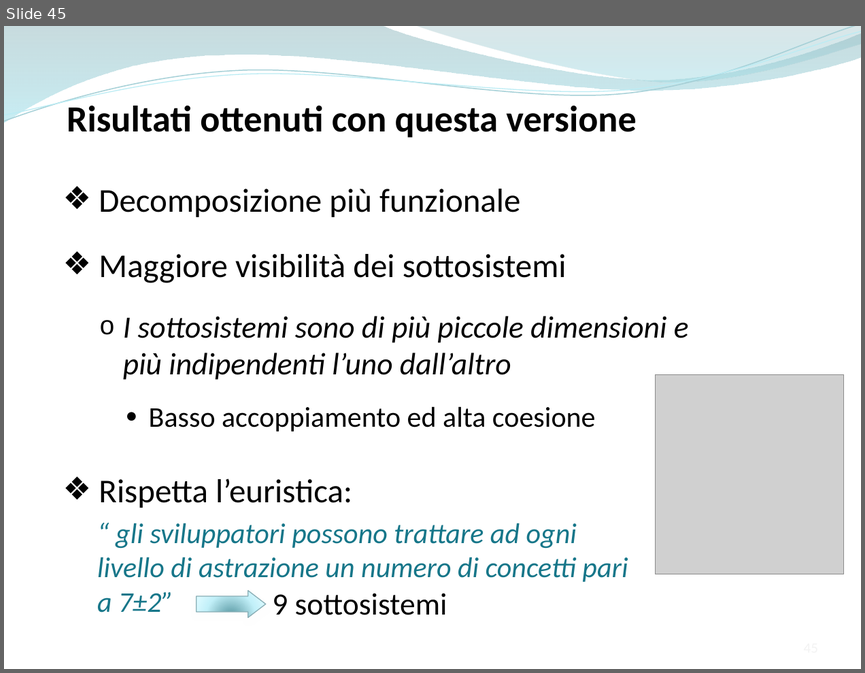
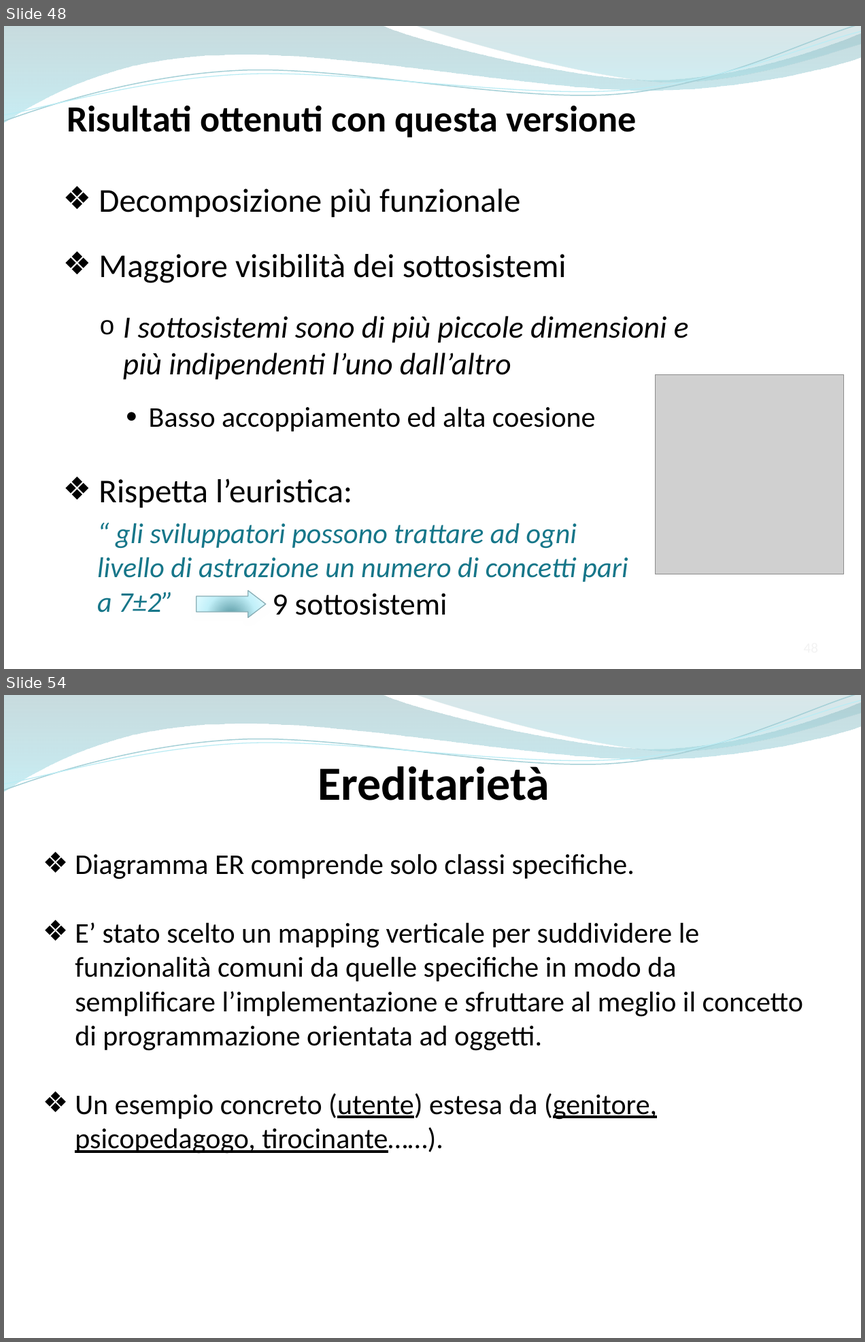
Before and after one commit to ammirate/at-silo, a slide deck: Presentazione/Atsilo2/Atsilo_M_PresentazioneFinale.pptx. Shown one above the other, each under a label of ours: slide 45 before the commit, slides 48 and 54 after it; the slides between them are not shown. The pictures are 865x673 and 865x1342 pixels, drawn with LibreOffice and Linux fonts; fonts in the diff are those of the drawing; grey boxes stand for pictures. Boxes give left, top, right and bottom in pixels: in the first picture for what was removed or moved away, otherwise in the second. Text is boxed around its words. In the diff, an @@ line names an element or a change of style, - is before the commit and + after.

```diff
--- a/Presentazione/Atsilo2/Atsilo_M_PresentazioneFinale.pptx
+++ b/Presentazione/Atsilo2/Atsilo_M_PresentazioneFinale.pptx
@@ slide 54 added at (x1=4, y1=695, x2=861, y2=1338), background #FFFFFF; not listed: 4 template elements that a slide beside it also shows @@
@@ text added at (x1=318, y1=760, x2=550, y2=800), 40 pt, text #000000, bold @@
+Ereditarietà
@@ text added at (x1=75, y1=853, x2=803, y2=1153), 24 pt, text #000000 @@
+❖ Diagramma ER comprende solo classi specifiche.
+❖ E’ stato scelto un mapping verticale per suddividere le funzionalità comuni da quelle specifiche in modo da semplificare l’implementazione e sfruttare al meglio il concetto di programmazione orientata ad oggetti.
+❖ Un esempio concreto (utente) estesa da (genitore, psicopedagogo, tirocinante……).
@@ what was slide 45 is now slide 48 @@
```
Also in this commit, not shown: 11 slides changed, 21 other slides added, 1 slide removed.
